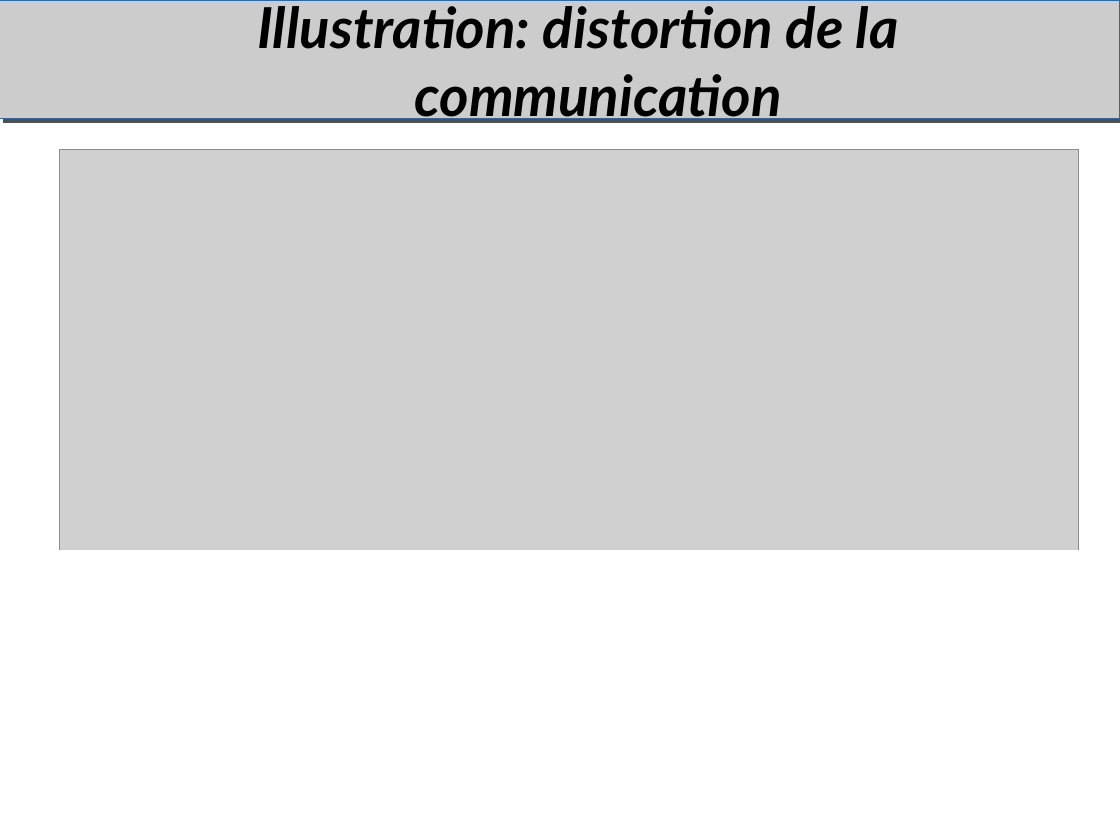
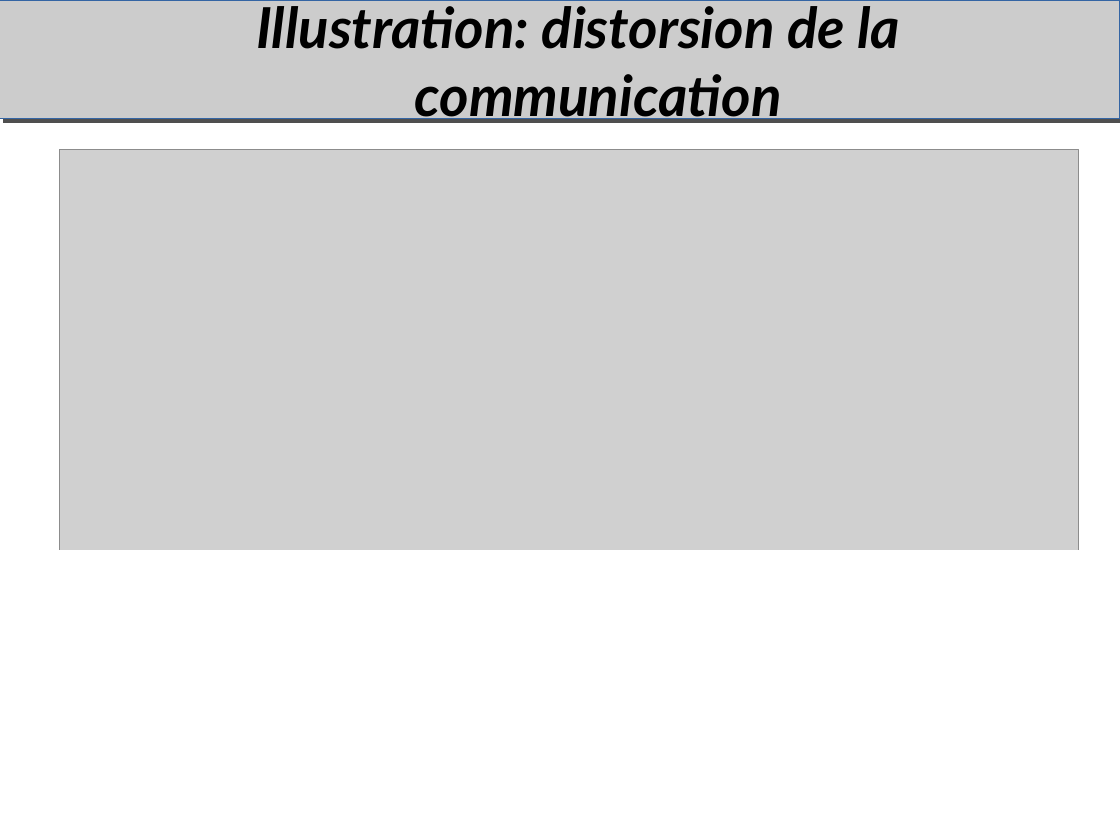
Before and after one commit to duanegris/texts, a slide deck: slide 3 of em-msi/it-s704/msi306-uml.odp. Drawn at 1120x840 pixels with LibreOffice and Linux fonts; fonts in the diff are those of the drawing; grey boxes stand for pictures; background and template pictures are left out. Boxes give left, top, right and bottom in pixels: in the first picture for what was removed or moved away, otherwise in the second. Text is boxed around its words. In the diff, an @@ line names an element or a change of style, - is before the commit and + after.

```diff
--- a/em-msi/it-s704/msi306-uml.odp
+++ b/em-msi/it-s704/msi306-uml.odp
@@ title at [256, 0, 900, 127]: text changed @@
-Illustration: distortion de la communication
+Illustration: distorsion de la communication
```
Also in this commit, not shown: 28 other slides changed, 4 slides added, 2 slides removed.
